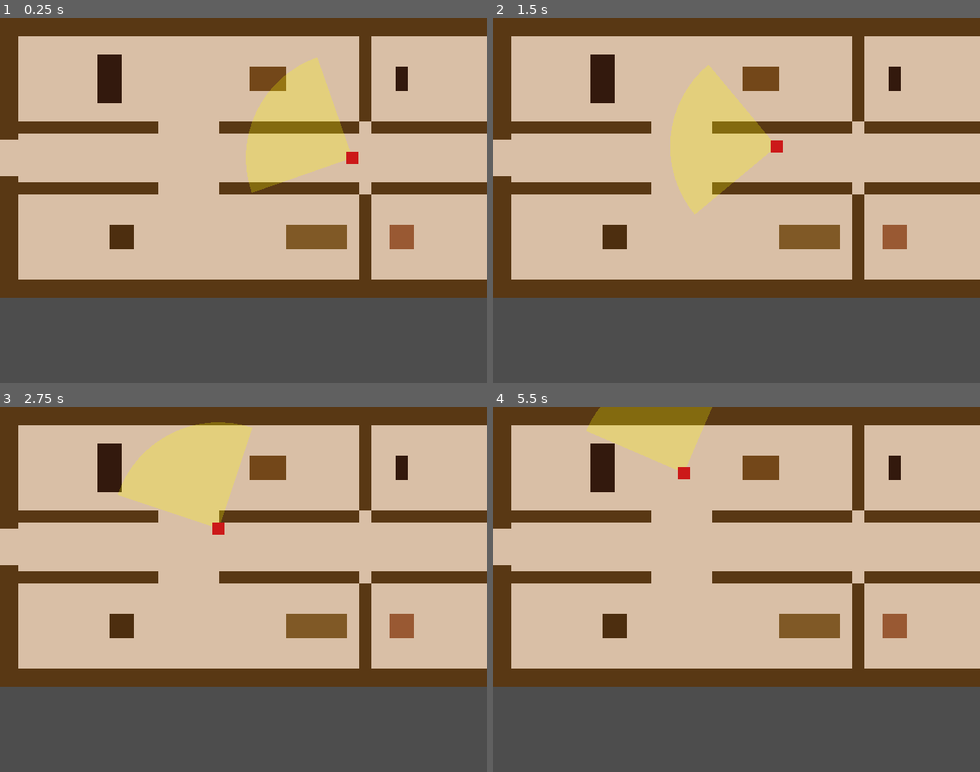
Above: before the commit, frames 1-4 (two rows, left to right).
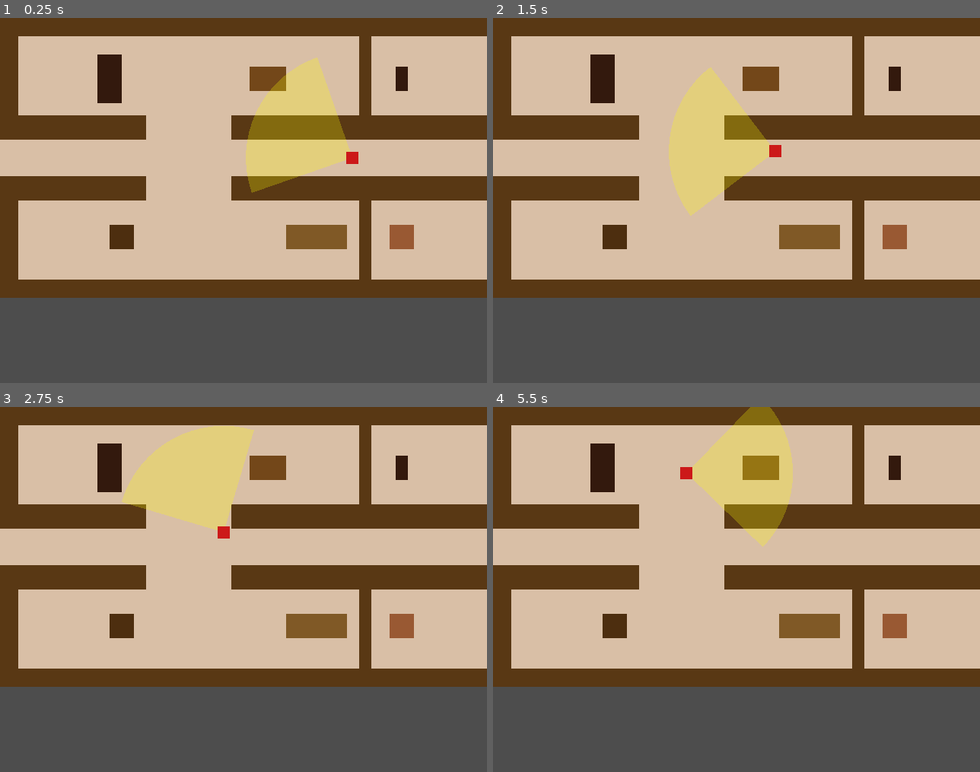
Above: after the commit, the same moments.

Repository: ollyfg/duddy-quest
Game: Godot game, scene res://scenes/l1_hallway.tscn
Same seed, same stepped clock (60 frames per second), same inputs: the game is played once before the commit and once after it. This scene is started directly instead of the project's main scene.
Inputs (mouse positions are in pixels of both pictures, inside the frame that each line leads up to):
- Up to frame 1 (0.25 s): no input
- Up to frame 2 (1.5 s): tap Enter at 0.5 s; move the mouse to (843, 182) at 0.52 s; hold D (move_right) 0.53-1.25 s; tap E (interact) at 0.6 s; click (843, 182) at 0.67 s; drag from (639, 218) to (507, 156) at 1.27 s
- Up to frame 3 (2.75 s): move the mouse to (292, 509) at 2.02 s; hold D (move_right) from 2.03 s (still down); tap V (ranged_attack) at 2.1 s
- Up to frame 4 (5.5 s): release D (move_right) at 2.75 s; drag from (712, 662) to (712, 527) at 2.77 s; move the mouse to (882, 644) at 3.52 s; hold A (move_left) 3.53-4.25 s; tap Alt at 3.6 s; drag from (590, 534) to (682, 472) at 4.27 s; tap Space at 5 s; move the mouse to (760, 589) at 5.02 s; hold S (move_down) from 5.03 s (still down); tap E (interact) at 5.1 s; click (760, 589) at 5.17 s

The runs differ from the first frame. In frame 1, 5.7% of the frame differs, in the area x 3-100%, y 26-50%; in frame 2, 6.1%; in frame 3, 6.6%; in frame 4, 13%, in the area x 3-100%, y 0-50%.

Commit message:
Widen hallway openings to 112px for better NPC navigation
Co-authored-by: ollyfg <8495389+ollyfg@users.noreply.github.com>

Diff:
--- a/scenes/l1_hallway.tscn
+++ b/scenes/l1_hallway.tscn
@@ -13,10 +13,10 @@
 size = Vector2(12, 48)
 
 [sub_resource type="RectangleShape2D" id="Sh_inner_hwall"]
-size = Vector2(184, 16)
+size = Vector2(168, 32)
 
 [sub_resource type="RectangleShape2D" id="Sh_vert_div"]
-size = Vector2(16, 112)
+size = Vector2(16, 136)
 
 [sub_resource type="RectangleShape2D" id="Sh_coatrack"]
 size = Vector2(32, 64)
@@ -147,13 +147,13 @@
 shape = SubResource("Sh_exit")
 
 [node name="NorthWallLeft" type="StaticBody2D" parent="."]
-position = Vector2(116, 144)
+position = Vector2(108, 144)
 
 [node name="Sprite" type="ColorRect" parent="NorthWallLeft"]
-offset_left = -92.0
-offset_top = -8.0
-offset_right = 92.0
-offset_bottom = 8.0
+offset_left = -84.0
+offset_top = -16.0
+offset_right = 84.0
+offset_bottom = 16.0
 color = Color(0.35, 0.22, 0.08, 1)
 mouse_filter = 2
 
@@ -161,13 +161,13 @@
 shape = SubResource("Sh_inner_hwall")
 
 [node name="NorthWallMidLeft" type="StaticBody2D" parent="."]
-position = Vector2(380, 144)
+position = Vector2(388, 144)
 
 [node name="Sprite" type="ColorRect" parent="NorthWallMidLeft"]
-offset_left = -92.0
-offset_top = -8.0
-offset_right = 92.0
-offset_bottom = 8.0
+offset_left = -84.0
+offset_top = -16.0
+offset_right = 84.0
+offset_bottom = 16.0
 color = Color(0.35, 0.22, 0.08, 1)
 mouse_filter = 2
 
@@ -175,13 +175,13 @@
 shape = SubResource("Sh_inner_hwall")
 
 [node name="NorthWallDiv" type="StaticBody2D" parent="."]
-position = Vector2(480, 80)
+position = Vector2(480, 92)
 
 [node name="Sprite" type="ColorRect" parent="NorthWallDiv"]
 offset_left = -8.0
-offset_top = -56.0
+offset_top = -68.0
 offset_right = 8.0
-offset_bottom = 56.0
+offset_bottom = 68.0
 color = Color(0.35, 0.22, 0.08, 1)
 mouse_filter = 2
 
@@ -189,13 +189,13 @@
 shape = SubResource("Sh_vert_div")
 
 [node name="NorthWallMidRight" type="StaticBody2D" parent="."]
-position = Vector2(580, 144)
+position = Vector2(572, 144)
 
 [node name="Sprite" type="ColorRect" parent="NorthWallMidRight"]
-offset_left = -92.0
-offset_top = -8.0
-offset_right = 92.0
-offset_bottom = 8.0
+offset_left = -84.0
+offset_top = -16.0
+offset_right = 84.0
+offset_bottom = 16.0
 color = Color(0.35, 0.22, 0.08, 1)
 mouse_filter = 2
 
@@ -203,13 +203,13 @@
 shape = SubResource("Sh_inner_hwall")
 
 [node name="NorthWallRight" type="StaticBody2D" parent="."]
-position = Vector2(844, 144)
+position = Vector2(852, 144)
 
 [node name="Sprite" type="ColorRect" parent="NorthWallRight"]
-offset_left = -92.0
-offset_top = -8.0
-offset_right = 92.0
-offset_bottom = 8.0
+offset_left = -84.0
+offset_top = -16.0
+offset_right = 84.0
+offset_bottom = 16.0
 color = Color(0.35, 0.22, 0.08, 1)
 mouse_filter = 2
 
@@ -217,13 +217,13 @@
 shape = SubResource("Sh_inner_hwall")
 
 [node name="SouthWallLeft" type="StaticBody2D" parent="."]
-position = Vector2(116, 224)
+position = Vector2(108, 224)
 
 [node name="Sprite" type="ColorRect" parent="SouthWallLeft"]
-offset_left = -92.0
-offset_top = -8.0
-offset_right = 92.0
-offset_bottom = 8.0
+offset_left = -84.0
+offset_top = -16.0
+offset_right = 84.0
+offset_bottom = 16.0
 color = Color(0.35, 0.22, 0.08, 1)
 mouse_filter = 2
 
@@ -231,13 +231,13 @@
 shape = SubResource("Sh_inner_hwall")
 
 [node name="SouthWallMidLeft" type="StaticBody2D" parent="."]
-position = Vector2(380, 224)
+position = Vector2(388, 224)
 
 [node name="Sprite" type="ColorRect" parent="SouthWallMidLeft"]
-offset_left = -92.0
-offset_top = -8.0
-offset_right = 92.0
-offset_bottom = 8.0
+offset_left = -84.0
+offset_top = -16.0
+offset_right = 84.0
+offset_bottom = 16.0
 color = Color(0.35, 0.22, 0.08, 1)
 mouse_filter = 2
 
@@ -245,13 +245,13 @@
 shape = SubResource("Sh_inner_hwall")
 
 [node name="SouthWallDiv" type="StaticBody2D" parent="."]
-position = Vector2(480, 288)
+position = Vector2(480, 276)
 
 [node name="Sprite" type="ColorRect" parent="SouthWallDiv"]
 offset_left = -8.0
-offset_top = -56.0
+offset_top = -68.0
 offset_right = 8.0
-offset_bottom = 56.0
+offset_bottom = 68.0
 color = Color(0.35, 0.22, 0.08, 1)
 mouse_filter = 2
 
@@ -259,13 +259,13 @@
 shape = SubResource("Sh_vert_div")
 
 [node name="SouthWallMidRight" type="StaticBody2D" parent="."]
-position = Vector2(580, 224)
+position = Vector2(572, 224)
 
 [node name="Sprite" type="ColorRect" parent="SouthWallMidRight"]
-offset_left = -92.0
-offset_top = -8.0
-offset_right = 92.0
-offset_bottom = 8.0
+offset_left = -84.0
+offset_top = -16.0
+offset_right = 84.0
+offset_bottom = 16.0
 color = Color(0.35, 0.22, 0.08, 1)
 mouse_filter = 2
 
@@ -273,13 +273,13 @@
 shape = SubResource("Sh_inner_hwall")
 
 [node name="SouthWallRight" type="StaticBody2D" parent="."]
-position = Vector2(844, 224)
+position = Vector2(852, 224)
 
 [node name="Sprite" type="ColorRect" parent="SouthWallRight"]
-offset_left = -92.0
-offset_top = -8.0
-offset_right = 92.0
-offset_bottom = 8.0
+offset_left = -84.0
+offset_top = -16.0
+offset_right = 84.0
+offset_bottom = 16.0
 color = Color(0.35, 0.22, 0.08, 1)
 mouse_filter = 2
 
